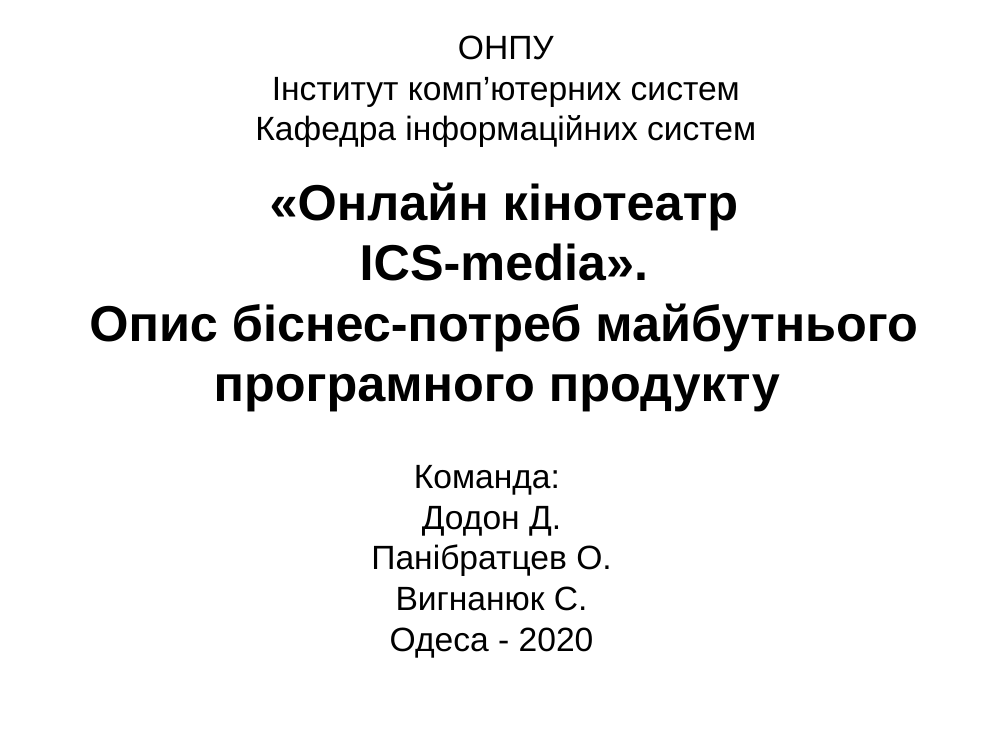
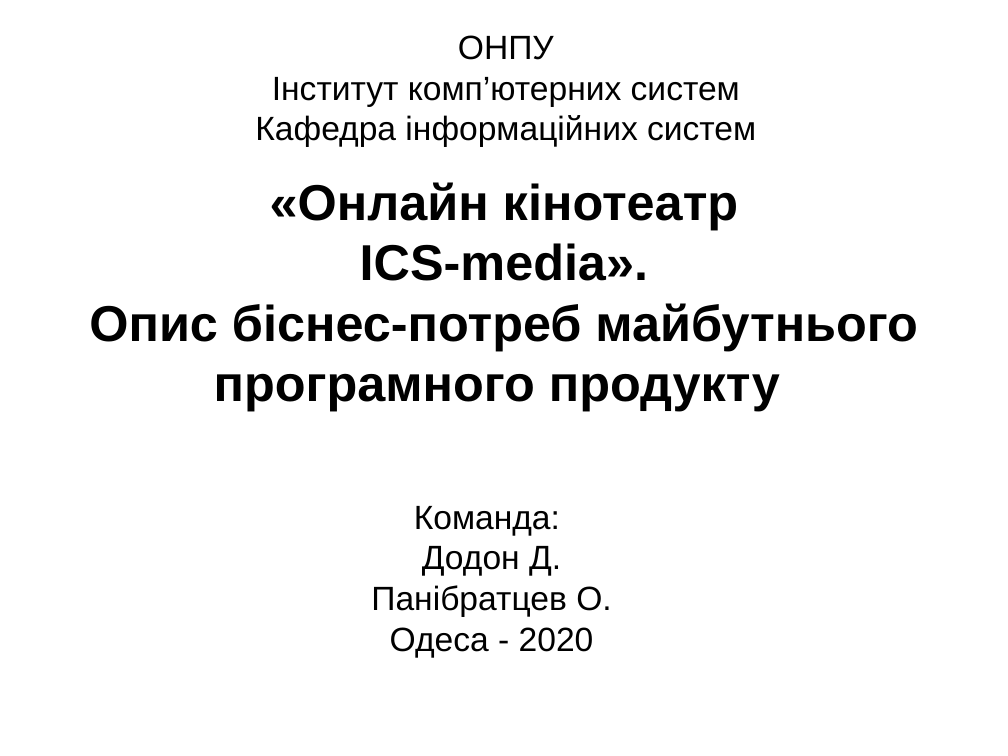
Before and after one commit to elxaz/kursa4AI, a slide deck: slide 1 of SW_Practice_1_example.ppt. Drawn at 1008x756 pixels with LibreOffice and Linux fonts; fonts in the diff are those of the drawing. Boxes give left, top, right and bottom in pixels: in the first picture for what was removed or moved away, otherwise in the second. Text is boxed around its words. In the diff, an @@ line names an element or a change of style, - is before the commit and + after.

```diff
--- a/SW_Practice_1_example.ppt
+++ b/SW_Practice_1_example.ppt
@@ subtitle at <box>396,586,588,611</box>: paragraph removed @@
-Вигнанюк С.
```
Also in this commit, not shown: 3 other slides changed.
